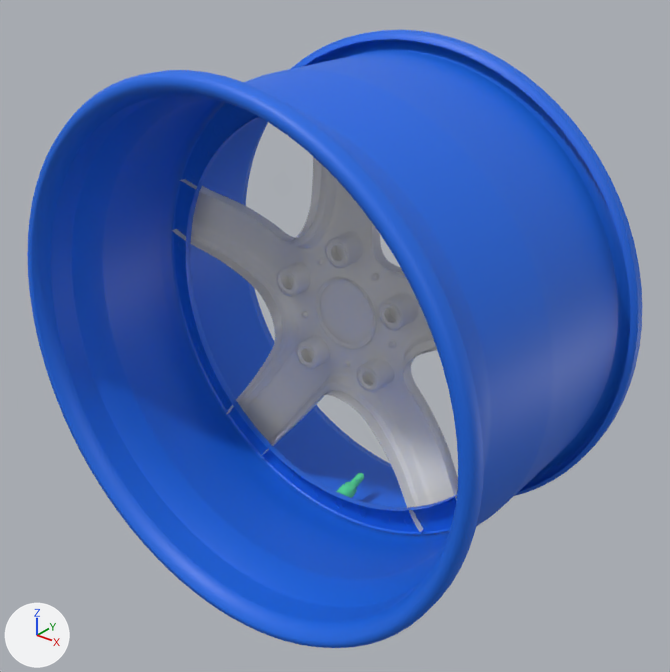
Before and after pictures for a commit that changed the glTF model rim1.glb.
Camera for both pictures: a 50 mm camera at (0.888, -1.154, 1.098) aimed at (0.021, -0.07, 0.426). Every picture has the same lights, and +X, +Y and +Z are marked at lower left.

The first picture shows 'cap', 'inner', 'lugs', 'outer'.
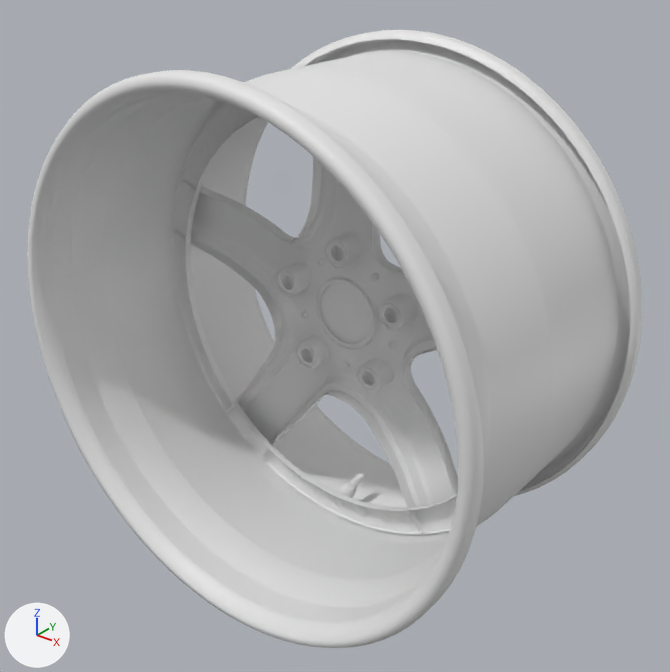
Boxes (x1, y1, x2, y2) around the edits, measured in the pictures (670 x 672 px):
'outer', recoloured (blue to grey): (27, 30, 643, 648) in both

The edits, one by one:
me_outer has 2800 vertices, 5280 faces and spans x -0.442..0.442, y -0.337..0.182, z 0.0..0.884.
me_outer no longer uses material mat_outer_001 (blue #186ae7).
